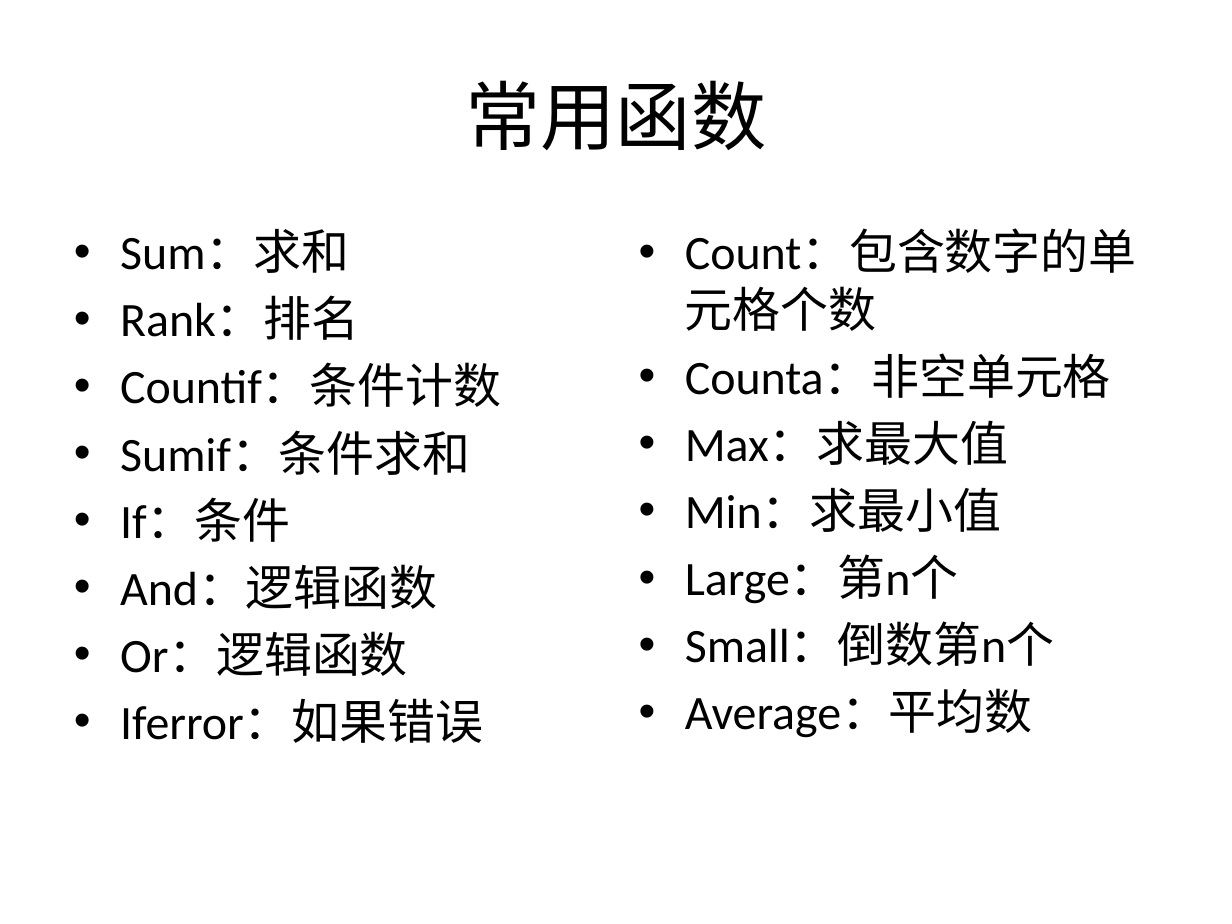
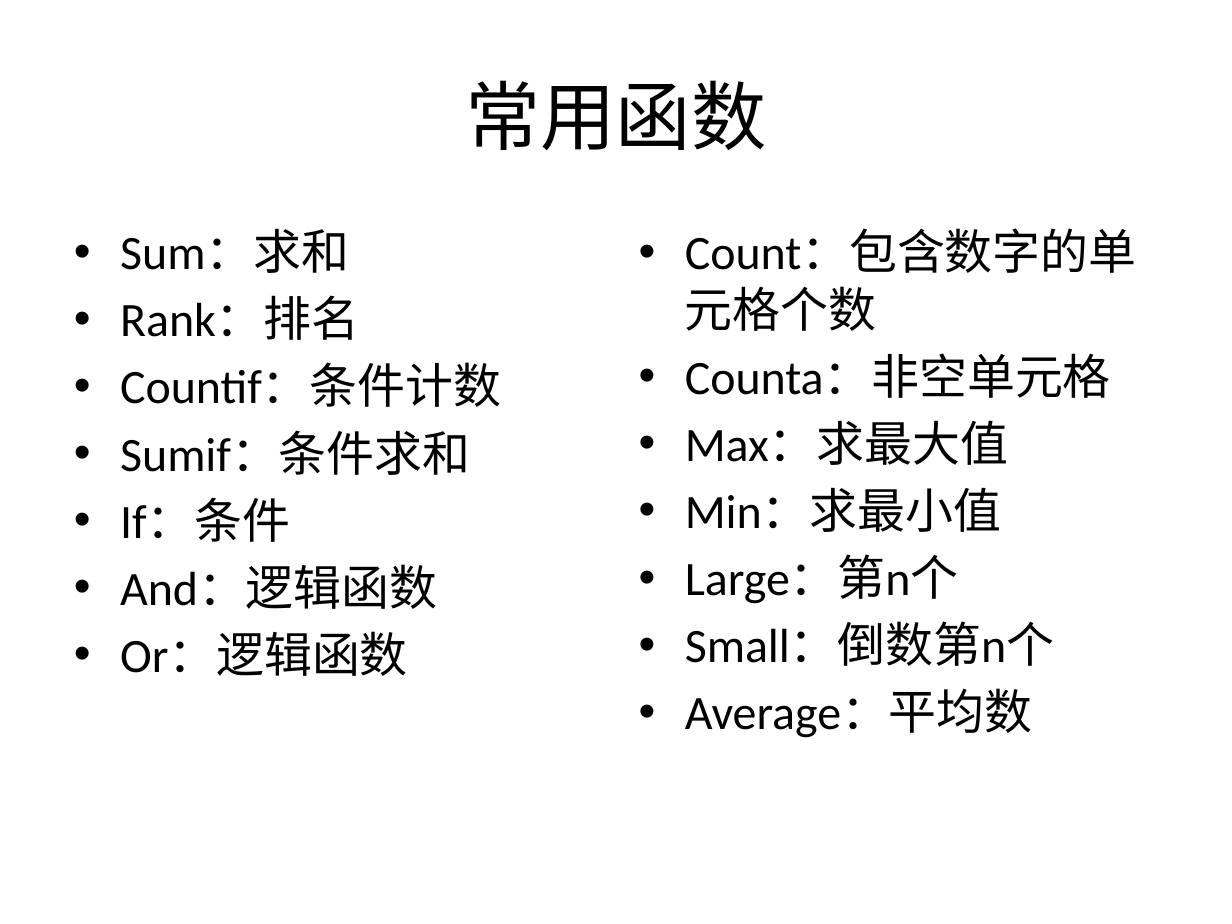
Before and after one commit to sans123wx/class, a slide deck: slide 2 of 计算机应用基础/第4章excel/公式和函数/第4章.pptx. Drawn at 1232x924 pixels with LibreOffice and Linux fonts; fonts in the diff are those of the drawing. Boxes give left, top, right and bottom in pixels: in the first picture for what was removed or moved away, otherwise in the second. Text is boxed around its words. In the diff, an @@ line names an element or a change of style, - is before the commit and + after.

```diff
--- a/计算机应用基础/第4章excel/公式和函数/第4章.pptx
+++ b/计算机应用基础/第4章excel/公式和函数/第4章.pptx
@@ text at (x1=120, y1=699, x2=483, y2=743): paragraph removed @@
-• Iferror：如果错误
```
Also in this commit, not shown: 4 other files.
